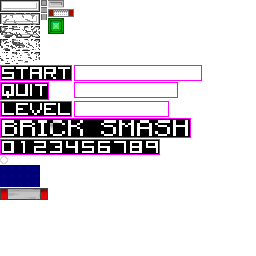
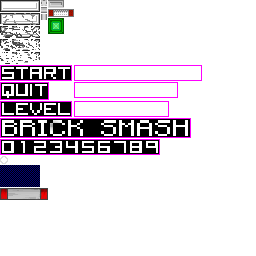
Two versions of the same layered image (256x256). Layer-by-layer changes:
painted on "Layer" over (41, 0, 47, 20)
